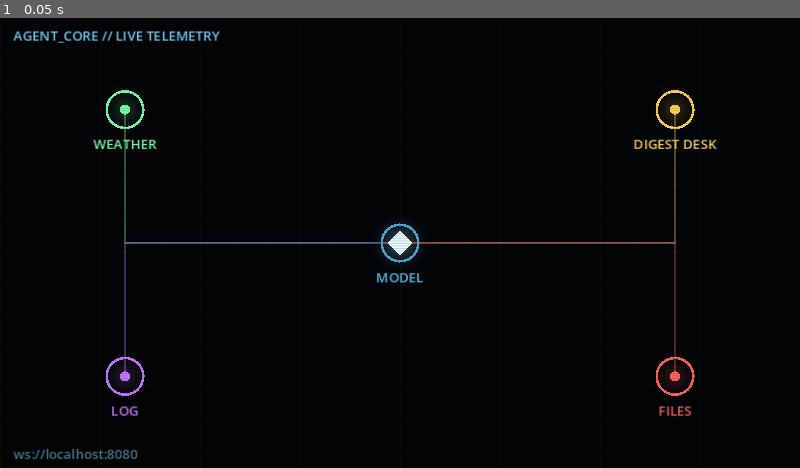
Above: before the commit, frame 1.
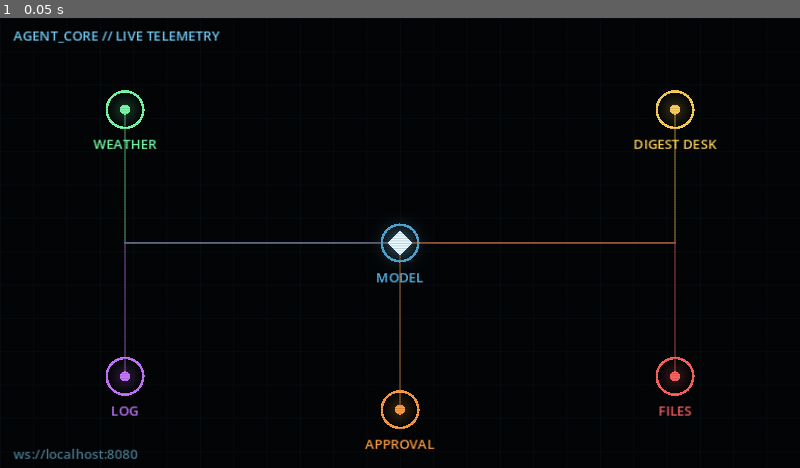
Above: after the commit, the same moment.

Repository: COSMOAGNOSTIC/cosmoai-adept
Game: Godot game, scene res://Main.tscn
The game is run twice, just before and just after one commit, with the same random seed, the same clock (stepped at 60 frames per second) and the same inputs.
Inputs:
- Up to frame 1 (0.05 s): no input

The runs differ from the first frame. In frame 1, 0.4% of the frame differs, in the area x 45-55%, y 52-96%.

Commit message:
Add human-in-the-loop approval gate and swappable local LLM backend
Tool calls named in AgentSpec.approval_required now pause at the
tool-execution layer for a human decision (default: blocking CLI y/N
prompt in agent_core/approvals.py) before running, with the pause and
outcome broadcast over the existing event stream and rendered live in
the visualizer as a new Approval station. AgentSpec.backend lets an
agent run against any OpenAI-compatible local server (e.g. LM Studio)
instead of the Claude API, with identical graph/tools/memory/events
either way. Both features are mechanical gates at the framework layer,
matching the existing safe_path() pattern rather than prompt instructions.

Full test coverage (42/42 passing), README/ARCHITECTURE/MIGRATION/PASSDOWN
updated per the project's documentation standard.

Co-Authored-By: Claude Sonnet 5 <noreply@anthropic.com>
Claude-Session: https://claude.ai/code/session_01615MaCDixpQD5MH3aLbWmB

Diff:
--- a/visualizer/Main.gd
+++ b/visualizer/Main.gd
@@ -43,6 +43,7 @@
 	"DIGEST_DESK": Vector2(810, 110),
 	"LOG": Vector2(150, 430),
 	"FILES": Vector2(810, 430),
+	"APPROVAL": Vector2(480, 470),
 }
 
 const STATION_COLOR := {
@@ -51,6 +52,7 @@
 	"DIGEST_DESK": Color("ffd25a"),
 	"LOG": Color("c878ff"),
 	"FILES": Color("ff6464"),
+	"APPROVAL": Color("ff9d42"),
 }
 
 
@@ -250,6 +252,13 @@
 		"tool_end":
 			var ok: bool = parsed.get("ok", true)
 			_say("done" if ok else "error")
+		"awaiting_approval":
+			var tool_name2: String = parsed.get("tool", "")
+			_walk_to("APPROVAL")
+			_say("awaiting approval: %s..." % tool_name2)
+		"approval_decided":
+			var approved: bool = parsed.get("approved", false)
+			_say("approved - proceeding" if approved else "denied by human")
 
 
 func _walk_to(station_key: String) -> void:
Not shown, changed: ARCHITECTURE.md
Not shown, changed: MIGRATION.md
Not shown, changed: PASSDOWN.md
Not shown, changed: README.md
Not shown, changed: agent_core/agent.py
Not shown, added: agent_core/approvals.py
Not shown, changed: agent_core/config.py
Not shown, changed: agent_core/spec.py
Not shown, changed: docs/visualizer-demo.gif
Not shown, changed: examples/cli_demo.py
Not shown, changed: setup.py
Not shown, changed: tests/test_agent.py
(and 3 more such lines)
